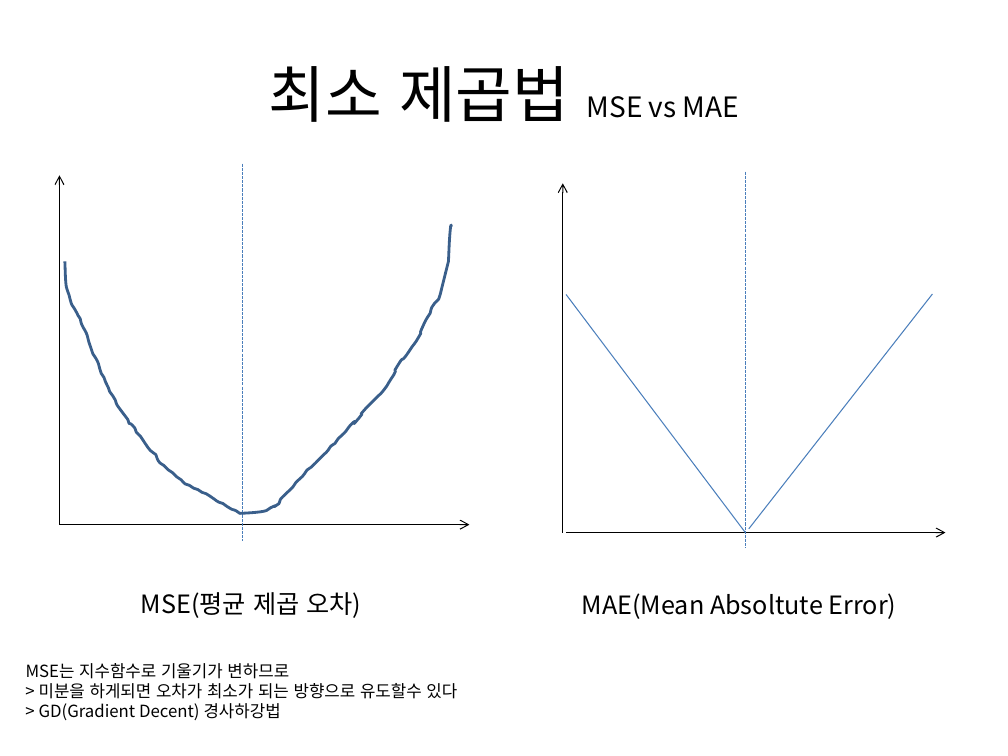
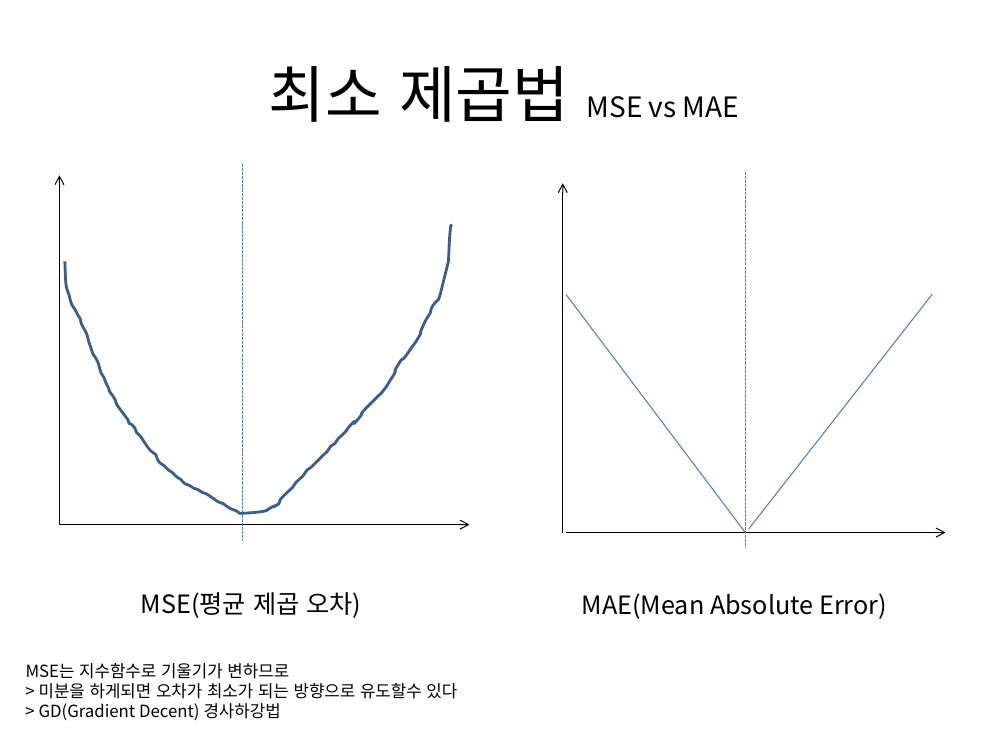
Before and after one commit to ehdgns21/Machine_Learning, a slide deck: slide 5 of 2.17(월)노트 - 머신러닝개요.pptm. Drawn at 1008x756 pixels with LibreOffice and Linux fonts; fonts in the diff are those of the drawing. Boxes give left, top, right and bottom in pixels: in the first picture for what was removed or moved away, otherwise in the second. Text is boxed around its words. In the diff, an @@ line names an element or a change of style, - is before the commit and + after.

```diff
--- a/2.17(월)노트 - 머신러닝개요.pptm
+++ b/2.17(월)노트 - 머신러닝개요.pptm
@@ text at bbox=[582, 593, 887, 619]: text changed @@
-MAE(Mean Absoltute Error)
+MAE(Mean Absolute Error)
```
